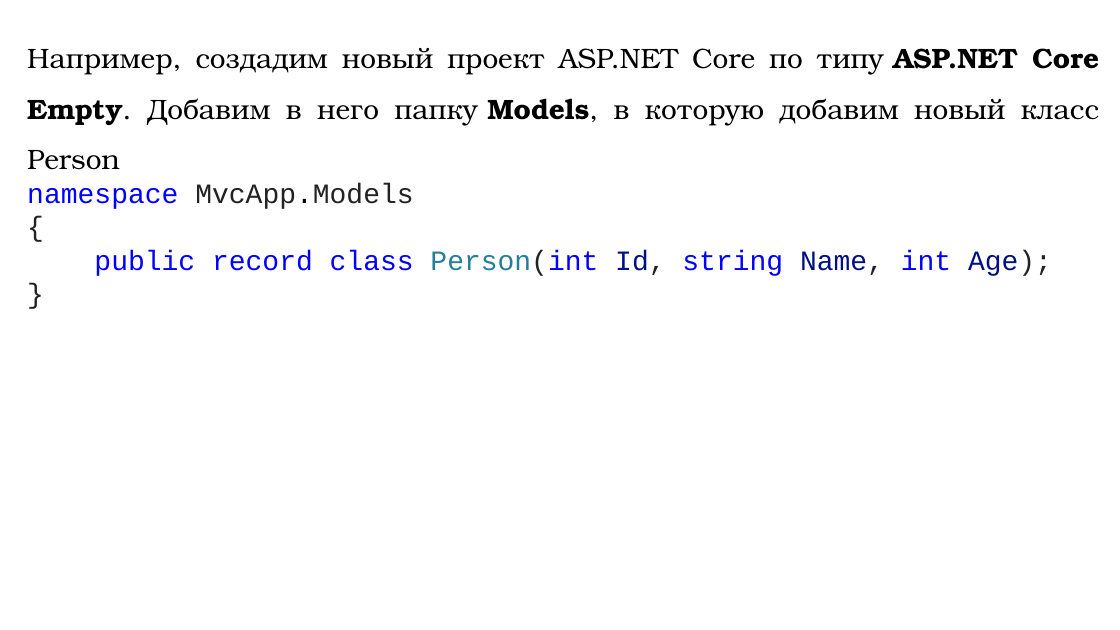
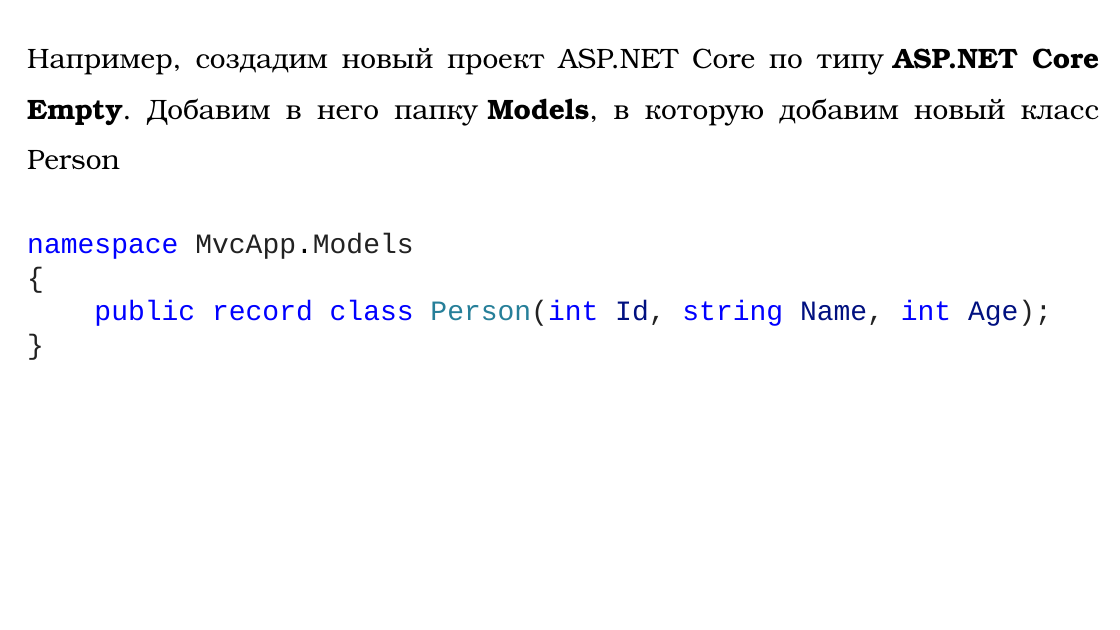
Before and after one commit to DaniilKlyukin/OOP-4, a slide deck: slide 29 of Лекции/ООП 1 лек 4.pptx (slide 30 before the commit). Drawn at 1120x630 pixels with LibreOffice and Linux fonts; fonts in the diff are those of the drawing. Boxes give left, top, right and bottom in pixels: in the first picture for what was removed or moved away, otherwise in the second. Text is boxed around its words. In the diff, an @@ line names an element or a change of style, - is before the commit and + after.

```diff
--- a/Лекции/ООП 1 лек 4.pptx
+++ b/Лекции/ООП 1 лек 4.pptx
@@ text "Например, создадим новый проект ASP.NET ..." rewrapped from [27, 48, 1100, 276] to [27, 48, 1100, 326] @@
```
Also in this commit, not shown: 6 other slides changed, 1 slide removed.
